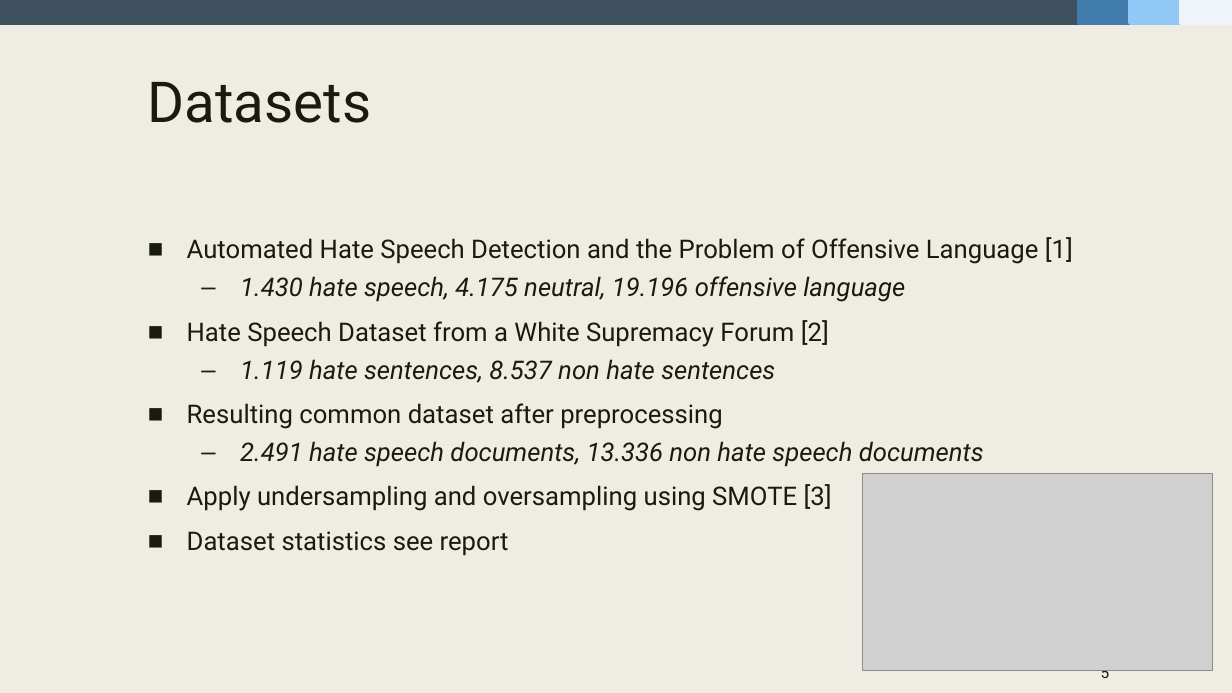
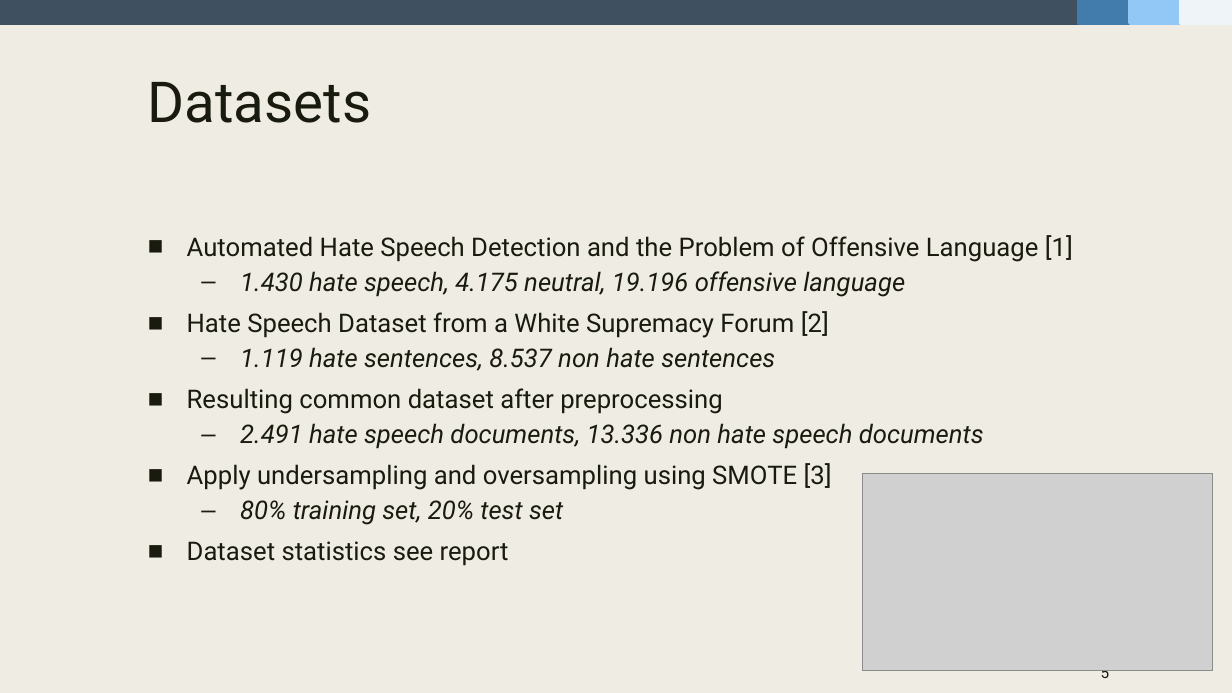
Before and after one commit to fidsusj/HateSpeechDetection, a slide deck: slide 5 of docs/presentation/presentation-slides.pptx. Drawn at 1232x693 pixels with LibreOffice and Linux fonts; fonts in the diff are those of the drawing; grey boxes stand for pictures. Boxes give left, top, right and bottom in pixels: in the first picture for what was removed or moved away, otherwise in the second. Text is boxed around its words. In the diff, an @@ line names an element or a change of style, - is before the commit and + after.

```diff
--- a/docs/presentation/presentation-slides.pptx
+++ b/docs/presentation/presentation-slides.pptx
@@ text at [187, 235, 1073, 566]: line spacing 0.94 to 0.84 @@
@@ text at [240, 500, 563, 525]: paragraph added @@
+  – 80% training set, 20% test set
```
Also in this commit, not shown: 3 other slides changed, 4 slides added, 3 slides removed, 4 other files.
